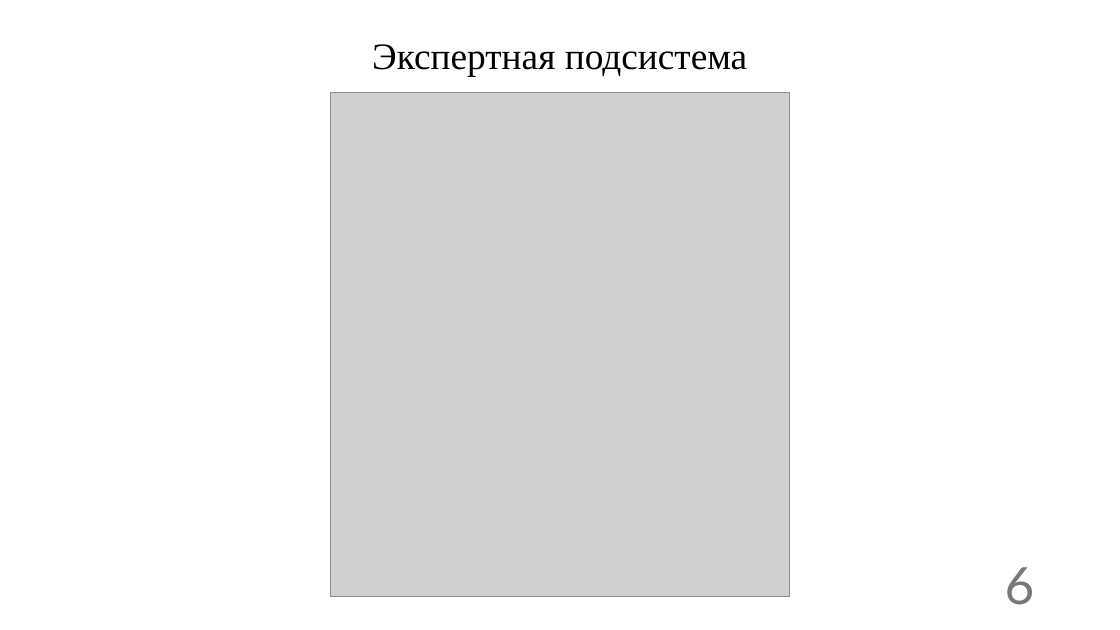
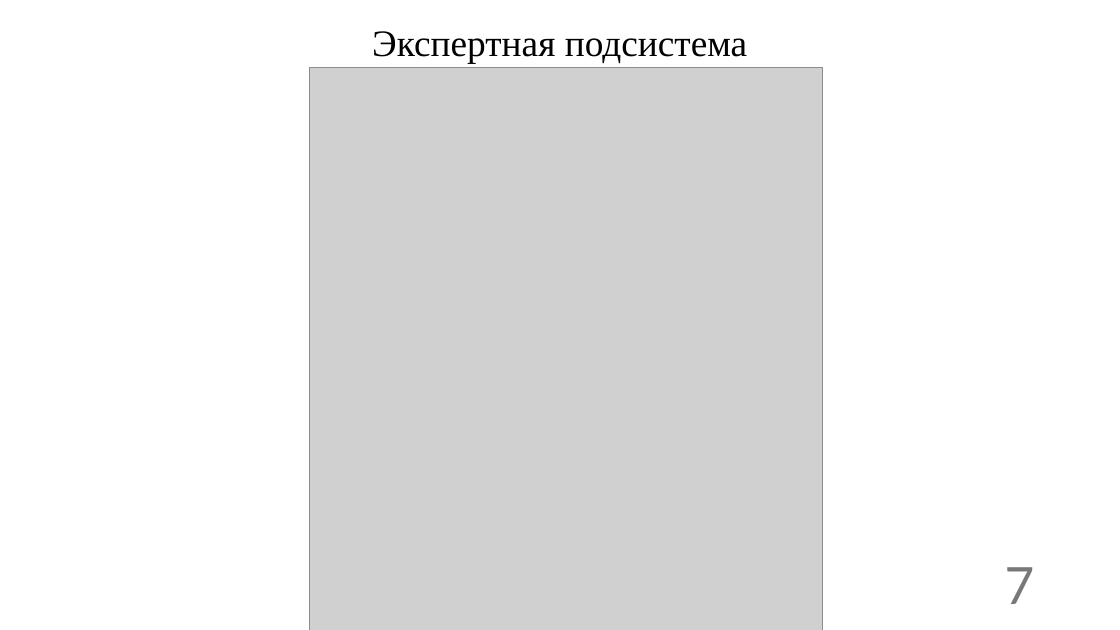
Before and after one commit to Deathlimit/Expert_system_KubSU, a slide deck: slide 7 of Expert_System_presentation.pptx (slide 6 before the commit). Drawn at 1120x630 pixels with LibreOffice and Linux fonts; fonts in the diff are those of the drawing; grey boxes stand for pictures. Boxes give left, top, right and bottom in pixels: in the first picture for what was removed or moved away, otherwise in the second. Text is boxed around its words. In the diff, an @@ line names an element or a change of style, - is before the commit and + after.

```diff
--- a/Expert_System_presentation.pptx
+++ b/Expert_System_presentation.pptx
@@ title "Экспертная подсистема": place and size @@
-title "Экспертная подсистема" at <box>372,44,747,76</box>
+title "Экспертная подсистема" at <box>372,31,747,63</box>
@@ picture: place and size @@
-picture at <box>331,92,790,597</box>
+picture at <box>310,67,823,630</box>
@@ page number at <box>1005,567,1035,604</box>: text changed @@
-6
+7
```
Also in this commit, not shown: 12 other slides changed, 4 slides added.
